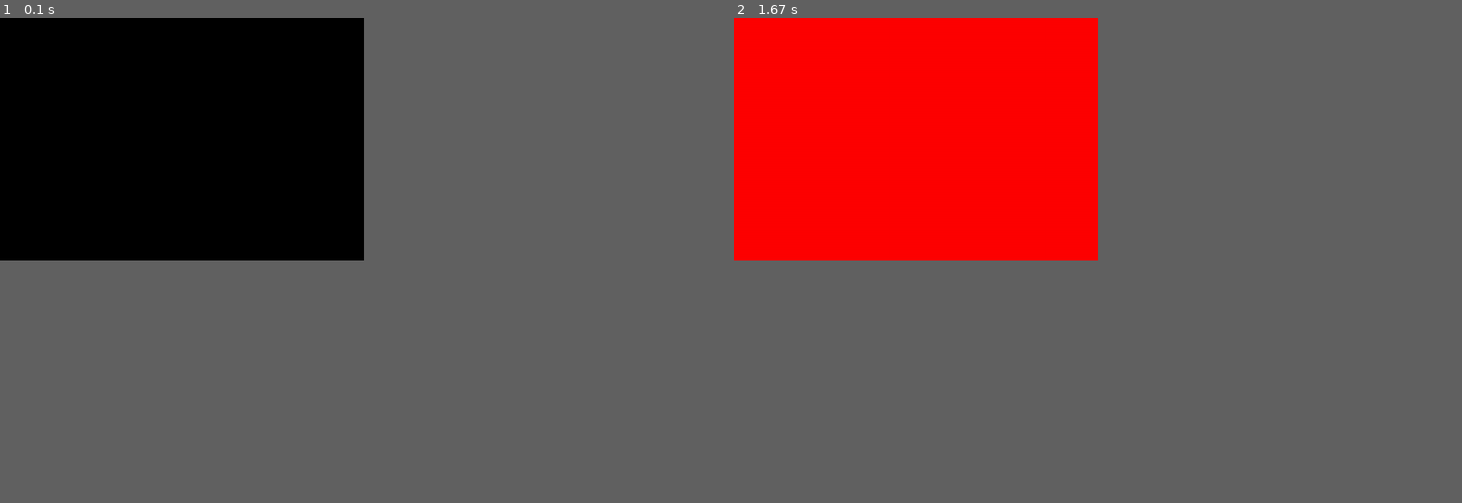
Above: before the commit, frames 1-2 (left to right).
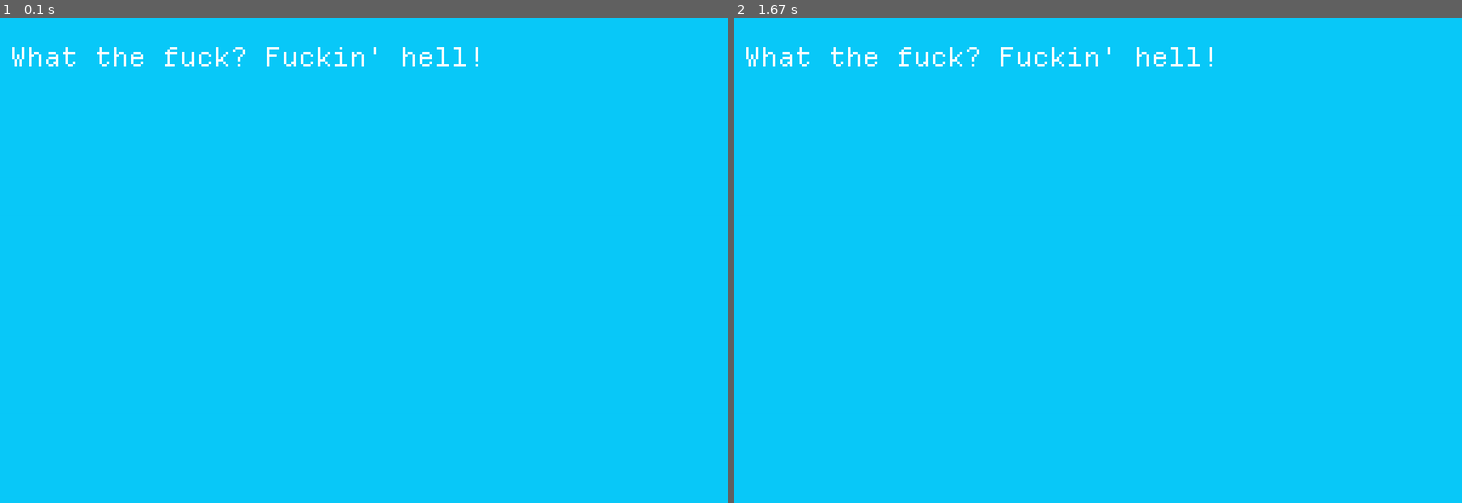
Above: after the commit, the same moments.

Repository: jack-meyer-garvey/Four-Space
Game: pygame game, started from PyGameImplementation.py
The game is run twice, just before and just after one commit, with the same random seed, the same clock (stepped at 60 frames per second) and the same inputs.
Inputs:
- Up to frame 1 (0.1 s): no input
- Up to frame 2 (1.67 s): tap Enter at 0.33 s
In our replay, the window is 450x300 before the commit and 900x600 after it. These sizes can differ from the game's own. Grey fills any space a smaller window leaves; there, only what the larger window draws over its background counts as a difference.

The runs differ from the first frame. In frame 1, 25% of the frame differs, in the area x 0-66%, y 0-50%; in frame 2, 25%.

Commit message:
Bonk Bop

Diff:
--- a/PyGameImplementation.py
+++ b/PyGameImplementation.py
@@ -1,7 +1,7 @@
 import pygame
 import numpy as np
 
-resize = 1
+resize = 2
 size = (int(600 * resize), int(400 * resize))
 pygame.init()
 pygame.display.set_caption("Four Space")
@@ -10,17 +10,92 @@
 running = True
 pygame.display.set_icon(pygame.image.load('FourSpaceLogo.png'))
 
+# hoi is the main canvas. This gets drawn to screen every frame.
 hoi = np.zeros(size)
-hoi2 = np.zeros(size)+16711680
 
+class pixel_grid:
+    binary_font = {' ': 0, 'A': 75247420147096911872, 'B': 555871685767213285376, 'C': 260722531473394434048,
+                   'D': 555871571418003996672, 'E': 574173188683679629312, 'F': 574173188683679137792,
+                   'G': 260722531680089735168, 'H': 316064021605081710592, 'I': 572430066098342166528,
+                   'J': 129272458469370691584, 'K': 316211488173855375360, 'L': 297471904432734044160,
+                   'M': 316075192918097821696, 'N': 316072940980845182976, 'O': 260723666238650646528,
+                   'P': 555871572310815670272, 'Q': 260723666238650647296, 'R': 555871572311893639168,
+                   'S': 260722512842363174912, 'T': 572430066098341281792, 'U': 316063898459779301376,
+                   'V': 316063898455991517184, 'W': 316063933915241709568, 'X': 316055902330185875456,
+                   'Y': 316063835986740772864, 'Z': 571995469015671603200, 'a': 15772434787893248,
+                   'b': 297478739066306101248, 'c': 15913240450498560, 'd': 18605664263779811328,
+                   'e': 15914271242649600, 'f': 130315103840515325952, 'g': 14805001994404124,
+                   'h': 297478739066272382976, 'i': 73818536953645072384, 'j': 36909268476822098456,
+                   'k': 297473048206155218944, 'l': 517089833877213511680, 'm': 29459570003443712,
+                   'n': 24990877705863168, 'o': 15913309706846208, 'p': 24990877739585568,
+                   'q': 14805001994404098, 'r': 30505404686336000, 's': 15913094958481408,
+                   't': 148761847914228285440, 'u': 19291009435729920, 'v': 19291005639589888,
+                   'w': 23830070468902912, 'x': 19228539665022976, 'y': 19291005639590960,
+                   'z': 34920768539164672, '.': 16908288, ',': 16910336, '?': 260705518998341681152,
+                   '!': 74367976108166610944, '(':4797315458791173652992, ')': 18963543407680091719680,
+                   "'": 74367940646769000448}
+
+
+    def __init__(self, screen_size, pixel_size, main_canvas, background_color=707322):
+        self.screen_size = screen_size
+        self.pixel_size = pixel_size
+        self.gridX = screen_size[0] // pixel_size
+        self.gridY = screen_size[1] // pixel_size
+        self.main_canvas = main_canvas
+        self.background_color = background_color
+        self.layers = []
+        self.add_blank_layer()
+
+    def add_blank_layer(self):
+        self.layers.append((np.zeros(self.screen_size), np.ones(self.screen_size)))
+
+    def apply_layers(self):
+        self.main_canvas *= 0
+        self.main_canvas += self.background_color
+        for color, transparency in self.layers:
+            self.main_canvas *= transparency
+            self.main_canvas += color
+
+    def draw(self, pixelated_array, transparency_array, x_position, y_position, layer=0):
+        draw_slice = self.layers[layer][0][x_position*self.pixel_size:x_position*self.pixel_size+pixelated_array.shape[0],
+                     y_position*self.pixel_size:y_position*self.pixel_size+pixelated_array.shape[1]]
+        draw_slice *= transparency_array
+        draw_slice += pixelated_array
+        transparency_slice = self.layers[layer][1][x_position*self.pixel_size:x_position*self.pixel_size+pixelated_array.shape[0],
+                     y_position*self.pixel_size:y_position*self.pixel_size+pixelated_array.shape[1]]
+        transparency_slice *= transparency_array
+
+    def draw_binary(self, num, x_position, y_position, color=2**24-1, layer=0, x_width=7, y_width=12):
+        A = np.zeros((x_width*self.pixel_size, y_width*self.pixel_size))
+        B = np.array(np.array_split(np.array([num >> i & 1 for i in range(x_width*y_width-1, -1, -1)]), y_width)).transpose()
+        Y = A.shape[0]
+        X = A.shape[1]
+        k = self.pixel_size
+        for y in range(0, k):
+            for x in range(0, k):
+                A[y:Y:k, x:X:k] = B
+        self.draw(A*color, 1-A, x_position, y_position, layer)
+
+    def draw_text(self, text, x_position, y_position, layer=-1, color=2**24-1):
+        for i, _ in enumerate(text):
+            self.draw_binary(pixel_grid.binary_font[_], x_position+7*i, y_position, layer=layer, color=color)
+
+
+n = 4
+canvas = pixel_grid(size, n, hoi)
+
+canvas.draw_text("What the fuck? Fuckin' hell!", 4, 10)
 while running:
     for event in pygame.event.get():
         if event.type == pygame.QUIT:
             running = False
         if event.type == pygame.KEYDOWN:
-            hoi, hoi2 = hoi2, hoi
+            pass
 
+    canvas.apply_layers()
     pygame.surfarray.blit_array(screen, hoi)
     pygame.display.flip()
-    clock.tick(60)  # limits FPS to 60
+    clock.tick(30)  # limits FPS to 60
+    if clock.get_fps() < 28 and clock.get_fps():
+        print(clock.get_fps())
 pygame.quit()
